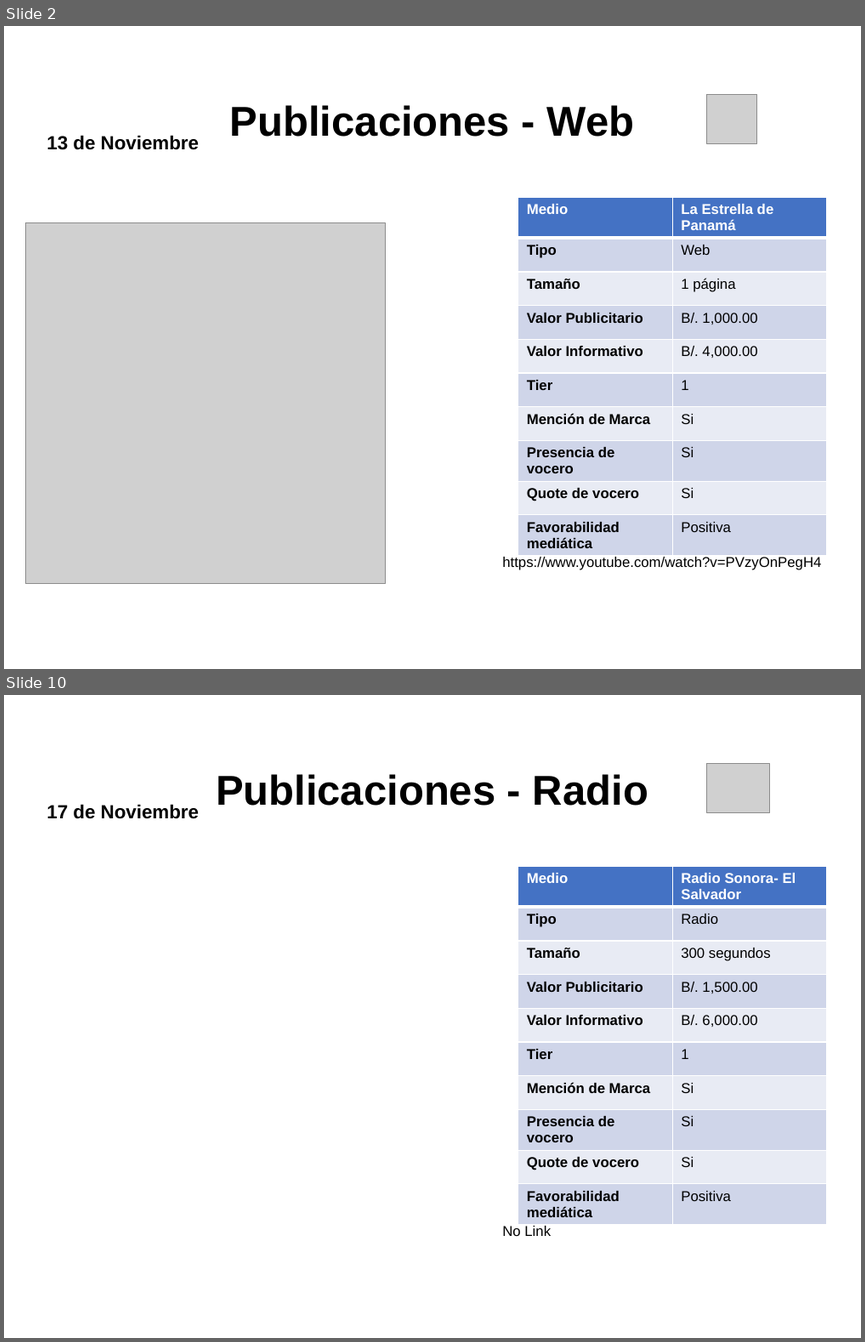
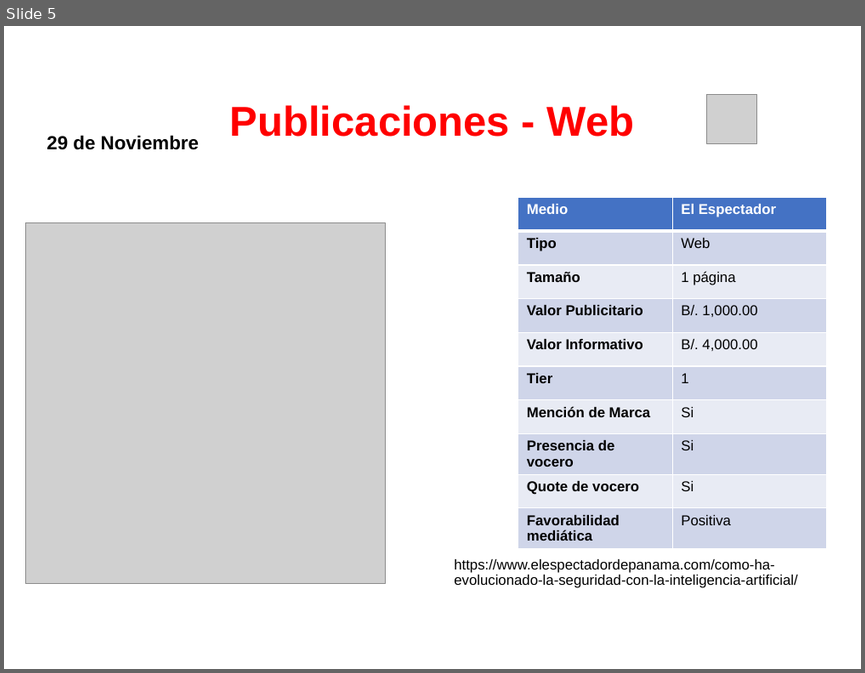
Before and after one commit to dgarci23/Report-Generator, a slide deck: Presentacion Terminada.pptx. Shown one above the other, each under a label of ours: slides 2 and 10 before the commit, slide 5 after it; the slides between them are not shown. The pictures are 865x1342 and 865x673 pixels, drawn with LibreOffice and Linux fonts; fonts in the diff are those of the drawing; grey boxes stand for pictures; background and template pictures are left out. Boxes give left, top, right and bottom in pixels: in the first picture for what was removed or moved away, otherwise in the second. Text is boxed around its words. In the diff, an @@ line names an element or a change of style, - is before the commit and + after.

```diff
--- a/Presentacion Terminada.pptx
+++ b/Presentacion Terminada.pptx
@@ slide 10 removed at box(4, 695, 861, 1338), background picture (left out) @@
@@ picture removed at box(707, 764, 770, 812) @@
@@ title removed at box(216, 774, 648, 805) @@
-Publicaciones - Radio
@@ text removed at box(46, 804, 199, 819) @@
-17 de Noviembre
@@ table removed at box(518, 867, 827, 1220), 10 rows, 2 columns @@
-Medio | Radio Sonora- El Salvador
-Tipo | Radio
-Tamaño | 300 segundos
-Valor Publicitario | B/. 1,500.00
-Valor Informativo | B/. 6,000.00
-Tier | 1
-Mención de Marca | Si
-Presencia de vocero | Si
-Quote de vocero | Si
-Favorabilidad mediática | Positiva
@@ text removed at box(502, 1225, 551, 1236) @@
-No Link
@@ what was slide 2 is now slide 5 @@
@@ slide 5 changed as well @@
@@ title "Publicaciones - Web" at box(230, 105, 635, 136): text colour #000000 to #FF0000 @@
@@ text at box(46, 135, 199, 150): text changed @@
-13 de Noviembre
+29 de Noviembre
@@ table at box(518, 198, 827, 544) @@
-row 1, column 2: La Estrella de Panamá
+row 1, column 2: El Espectador
@@ text at box(454, 559, 798, 588): text changed @@
-https://www.youtube.com/watch?v=PVzyOnPegH4
+https://www.elespectadordepanama.com/como-ha-evolucionado-la-seguridad-con-la-inteligencia-artificial/
```
Also in this commit, not shown: 7 other slides changed, 28 other slides removed, 2 other files.
